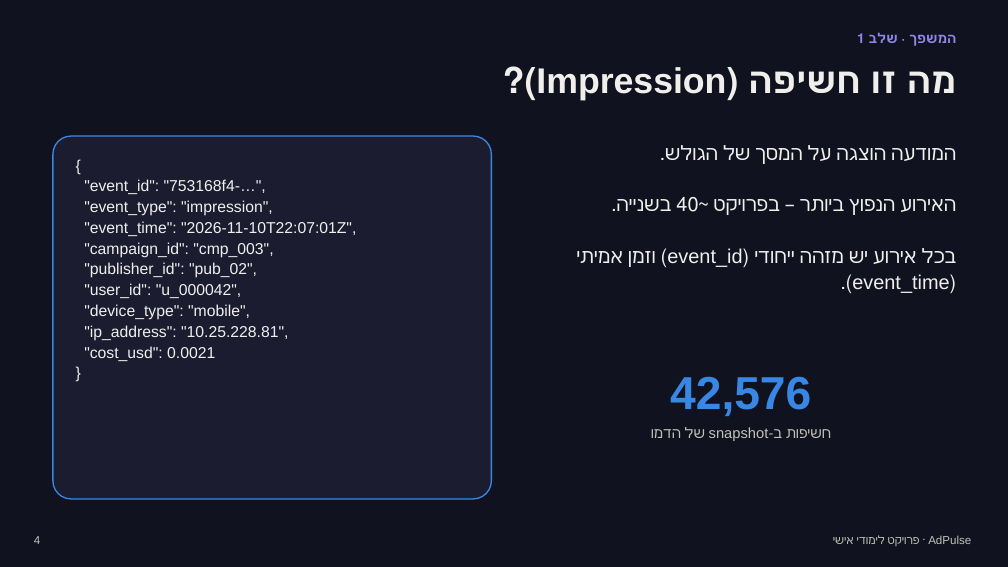
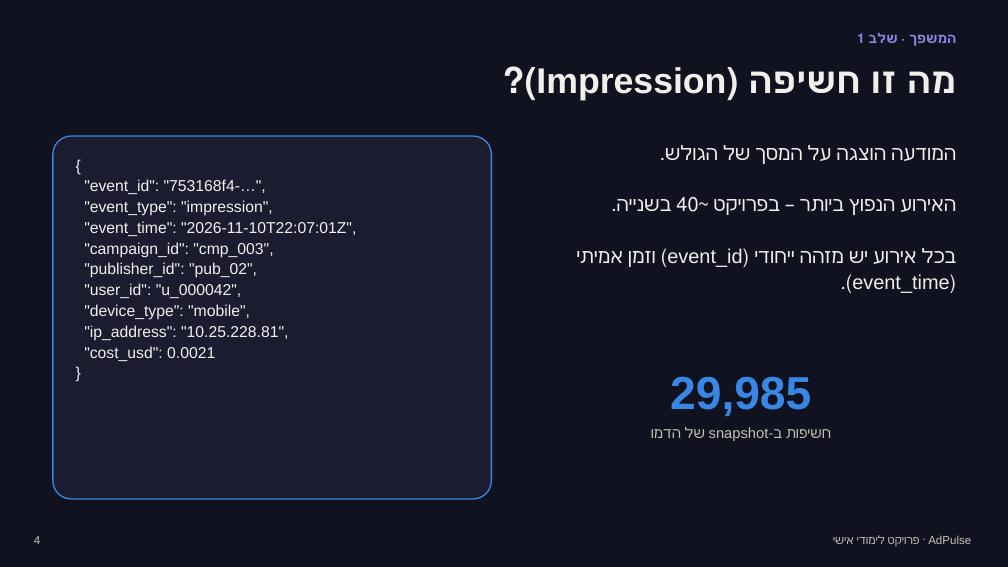
Before and after one commit to katya-alferov/AdPulse, a slide deck: slide 4 of ADPULSE_PRESENTATION_HE.pptx. Drawn at 1008x567 pixels with LibreOffice and Linux fonts; fonts in the diff are those of the drawing. Boxes give left, top, right and bottom in pixels: in the first picture for what was removed or moved away, otherwise in the second. Text is boxed around its words. In the diff, an @@ line names an element or a change of style, - is before the commit and + after.

```diff
--- a/ADPULSE_PRESENTATION_HE.pptx
+++ b/ADPULSE_PRESENTATION_HE.pptx
@@ text at (x1=670, y1=376, x2=811, y2=416): text changed @@
-42,576
+29,985
```
Also in this commit, not shown: 5 other slides changed, 15 other files.
